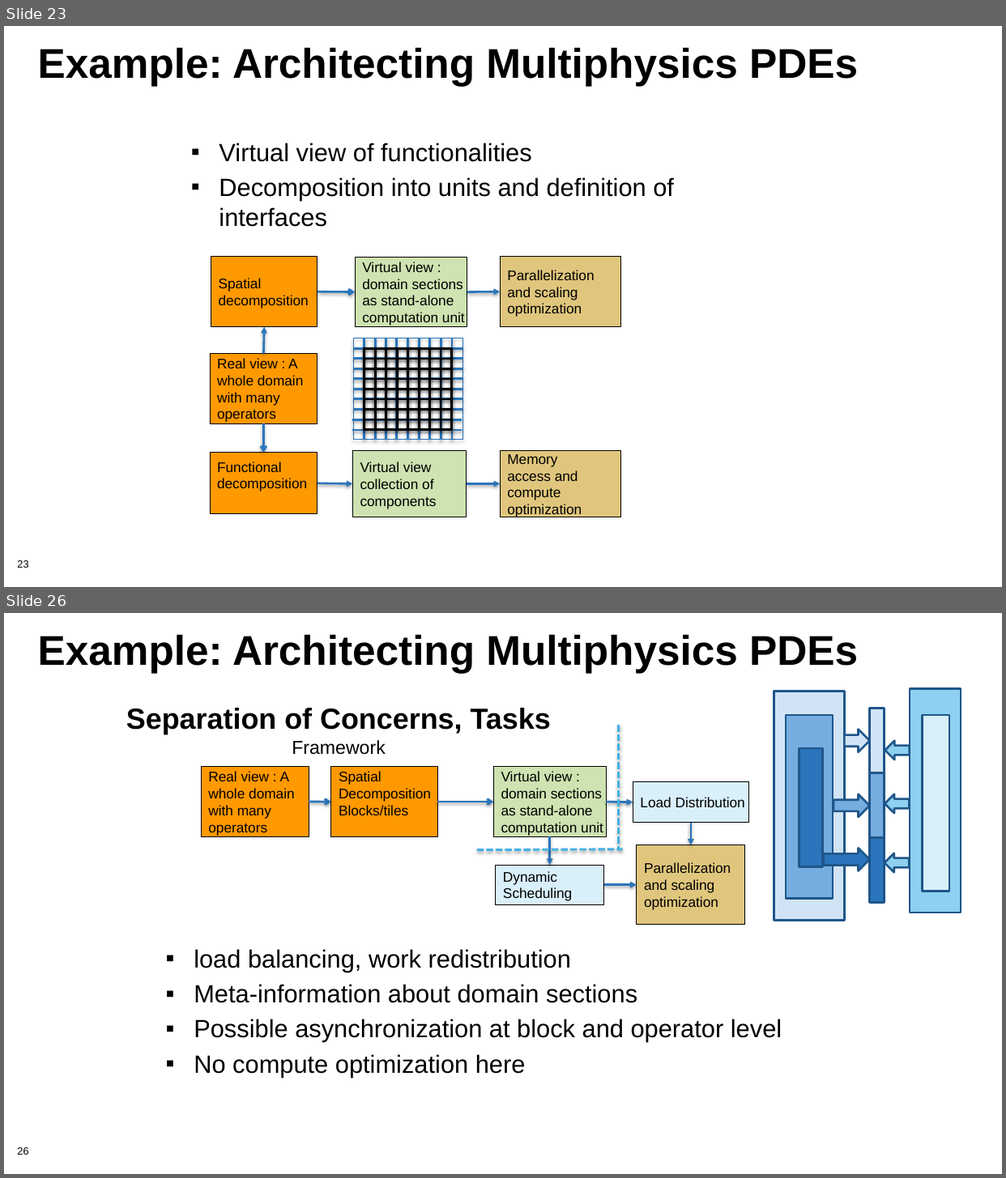
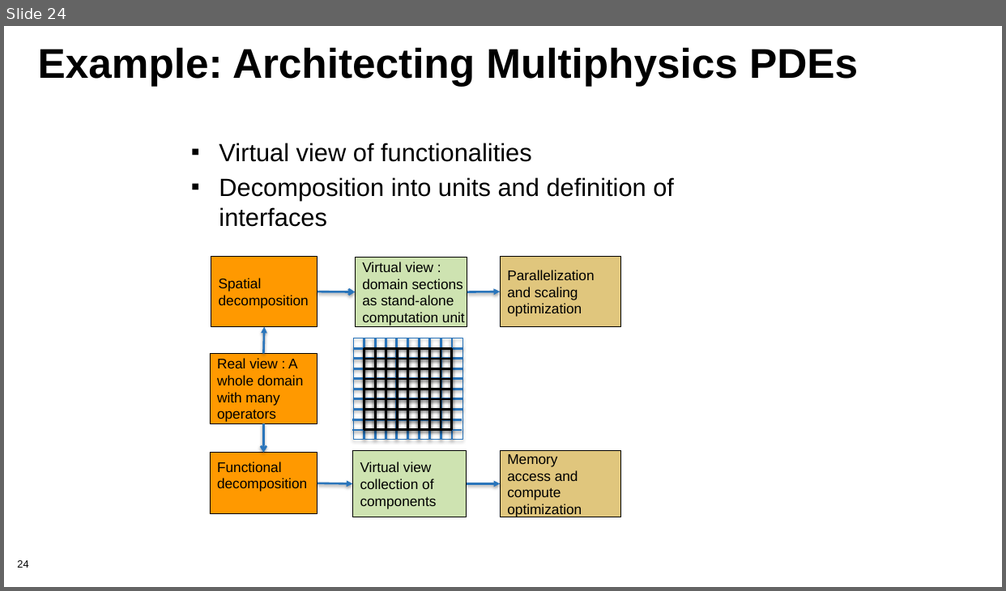
Before and after one commit to bssw-tutorial/presentations, a slide deck: 04-design.pptx. Shown one above the other, each under a label of ours: slides 23 and 26 before the commit, slide 24 after it; the slides between them are not shown. The pictures are 1006x1178 and 1006x591 pixels, drawn with LibreOffice and Linux fonts; fonts in the diff are those of the drawing; background and template pictures are left out. Boxes give left, top, right and bottom in pixels: in the first picture for what was removed or moved away, otherwise in the second. Text is boxed around its words. In the diff, an @@ line names an element or a change of style, - is before the commit and + after.

```diff
--- a/04-design.pptx
+++ b/04-design.pptx
@@ slide 26 removed at (x1=4, y1=613, x2=1002, y2=1174), background #FFFFFF; not listed: 1 template element that a slide beside it also shows @@
@@ text removed at (x1=38, y1=634, x2=858, y2=673) @@
-Example: Architecting Multiphysics PDEs
@@ title removed at (x1=126, y1=708, x2=551, y2=735) @@
-Separation of Concerns, Tasks
@@ line removed from (619, 726) to (619, 850) @@
@@ text removed at (x1=292, y1=740, x2=385, y2=755) @@
-Framework
@@ rectangle removed at (x1=201, y1=766, x2=309, y2=837) @@
-Real view : A
-whole domain
-with many
-operators
@@ rectangle removed at (x1=331, y1=766, x2=437, y2=837) @@
-Spatial
-Decomposition
-Blocks/tiles
@@ rectangle removed at (x1=493, y1=766, x2=606, y2=837) @@
-Virtual view :
-domain sections
-as stand-alone
-computation unit
@@ rectangle removed at (x1=633, y1=782, x2=748, y2=824) @@
-Load Distribution
@@ arrow removed from (309, 802) to (331, 802) @@
@@ arrow removed from (437, 802) to (493, 802) @@
@@ arrow removed from (606, 802) to (633, 803) @@
@@ arrow removed from (691, 823) to (691, 845) @@
@@ line removed from (477, 850) to (622, 850) @@
@@ arrow removed from (550, 837) to (550, 865) @@
@@ rectangle removed at (x1=637, y1=845, x2=745, y2=924) @@
-Parallelization
-and scaling
-optimization
@@ group removed at (x1=774, y1=688, x2=961, y2=920): 8 rectangles, 3 right arrows, 3 left arrows @@
@@ rectangle removed at (x1=496, y1=865, x2=604, y2=905) @@
-Dynamic
-Scheduling
@@ arrow removed from (603, 884) to (637, 884) @@
@@ text removed at (x1=194, y1=949, x2=782, y2=1077) @@
-▪ load balancing, work redistribution
-▪ Meta-information about domain sections
-▪ Possible asynchronization at block and operator level
-▪ No compute optimization here
@@ what was slide 23 is now slide 24 @@
@@ page number at (x1=17, y1=561, x2=28, y2=568): text changed @@
-23
+24
```
Also in this commit, not shown: 5 slides changed, 3 other slides removed.
